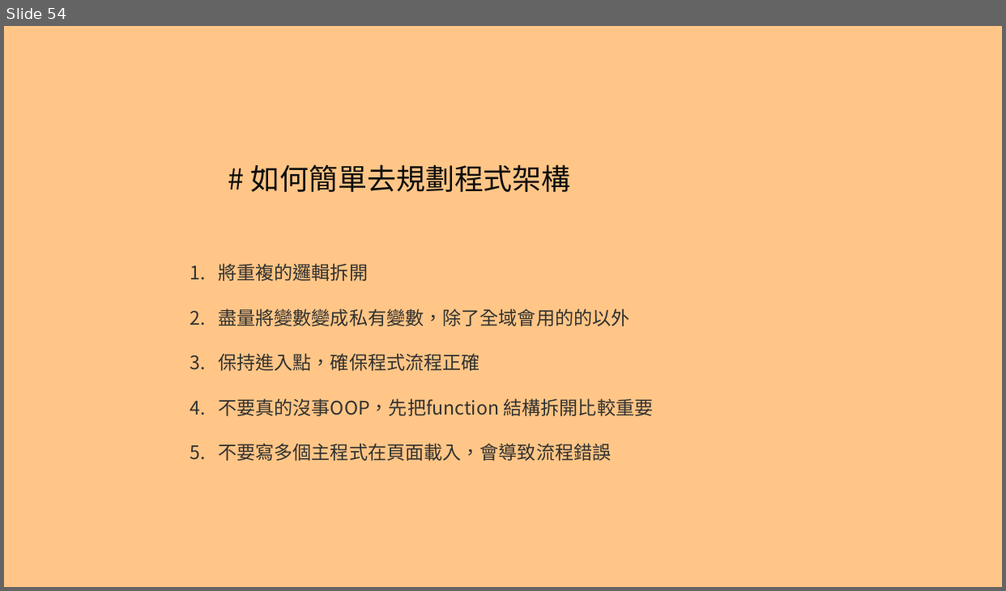
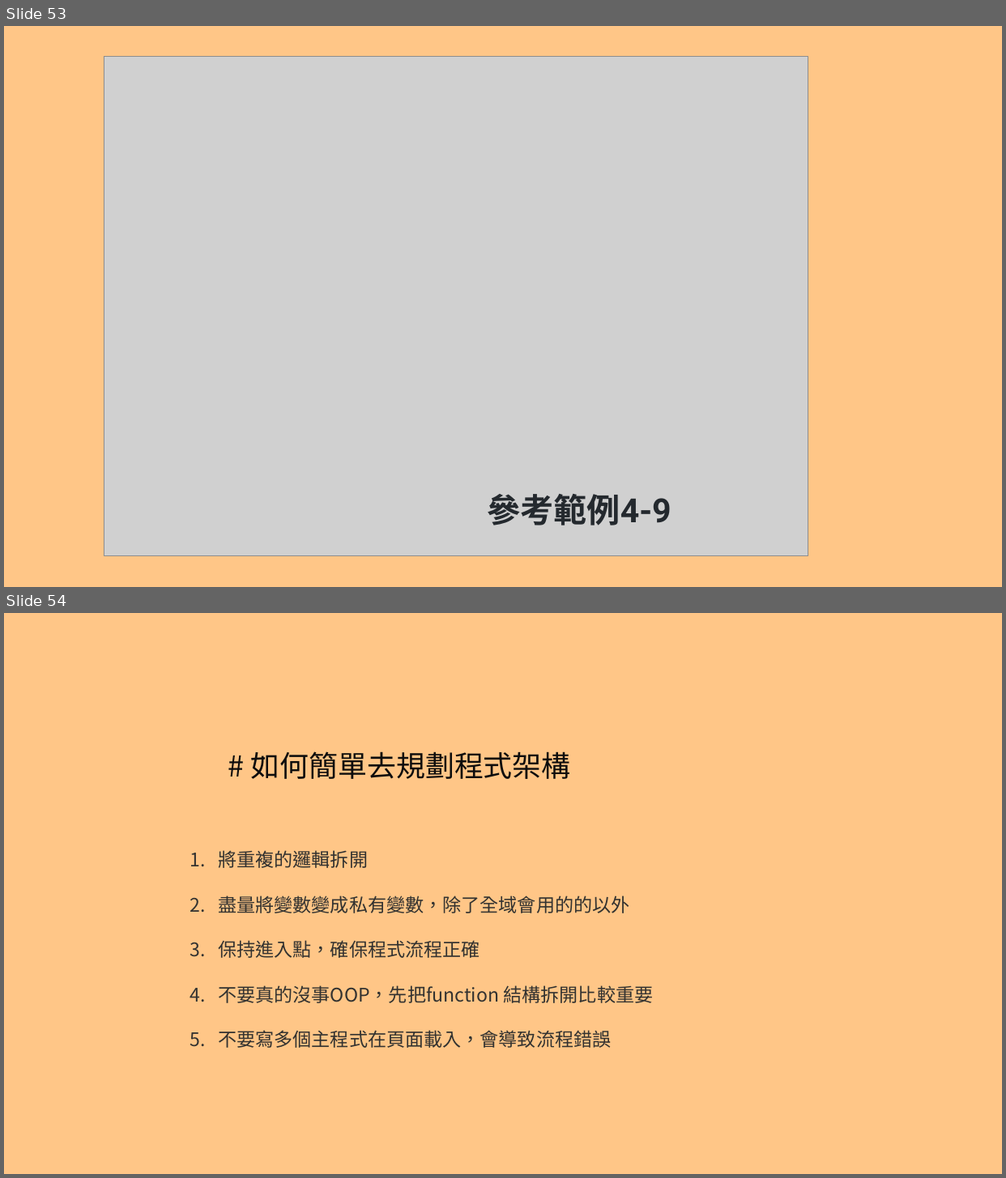
Before and after one commit to kuas1091104337/js-middle-example, a slide deck: 現代 JavaScript 職人之路｜ 中階篇.pptx. Shown one above the other, each under a label of ours: slide 54 before the commit, slides 53 and 54 after it. The pictures are 1006x591 and 1006x1178 pixels, drawn with LibreOffice and Linux fonts; fonts in the diff are those of the drawing; grey boxes stand for pictures. Boxes give left, top, right and bottom in pixels: in the first picture for what was removed or moved away, otherwise in the second. Text is boxed around its words. In the diff, an @@ line names an element or a change of style, - is before the commit and + after.

```diff
--- a/現代 JavaScript 職人之路｜ 中階篇.pptx
+++ b/現代 JavaScript 職人之路｜ 中階篇.pptx
@@ slide 53 added at (4,26,1002,587), background #FFC687 @@
@@ picture added at (104,57,808,557) @@
@@ text added at (487,494,671,526), 32 pt, text #24292E, bold @@
+參考範例4-9
```
Also in this commit, not shown: 1 slide changed, 1 slide removed, 26 other files.
